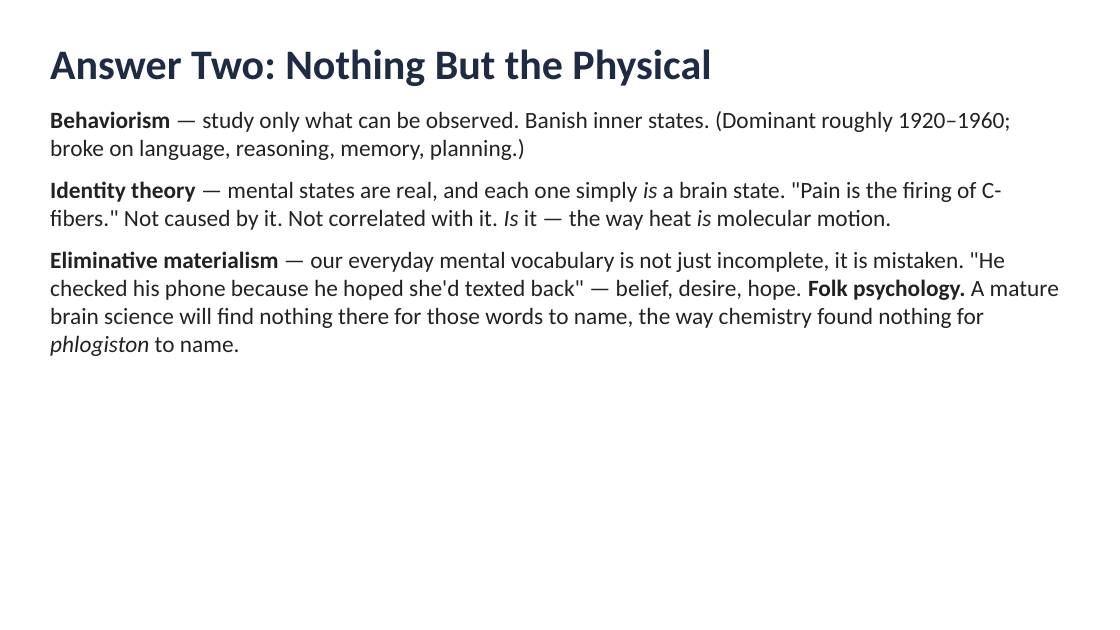
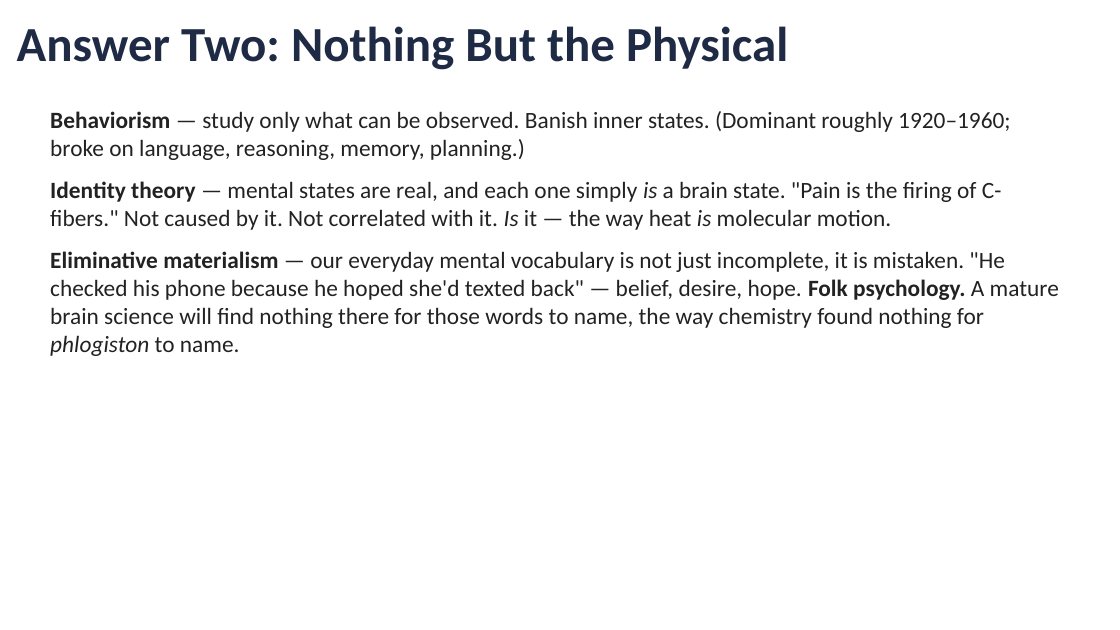
Before and after one commit to jonwillits/intro_to_bcs, a slide deck: slide 14 of mind_and_brain/mind_and_brain_lecture_1.pptx (slide 11 before the commit). Drawn at 1120x630 pixels with LibreOffice and Linux fonts; fonts in the diff are those of the drawing. Boxes give left, top, right and bottom in pixels: in the first picture for what was removed or moved away, otherwise in the second. Text is boxed around its words. In the diff, an @@ line names an element or a change of style, - is before the commit and + after.

```diff
--- a/mind_and_brain/mind_and_brain_lecture_1.pptx
+++ b/mind_and_brain/mind_and_brain_lecture_1.pptx
@@ text "Answer Two: Nothing But the ...": place and size @@
-text "Answer Two: Nothing But the ..." at <box>50,49,711,86</box>
+text "Answer Two: Nothing But the ..." at <box>17,26,788,70</box>
@@ text "Answer Two: Nothing But the ..." at <box>17,26,788,70</box>: size 36 to 42 pt @@
```
Also in this commit, not shown: 19 other slides changed, 9 slides added, 1 slide removed, 24 other files.
